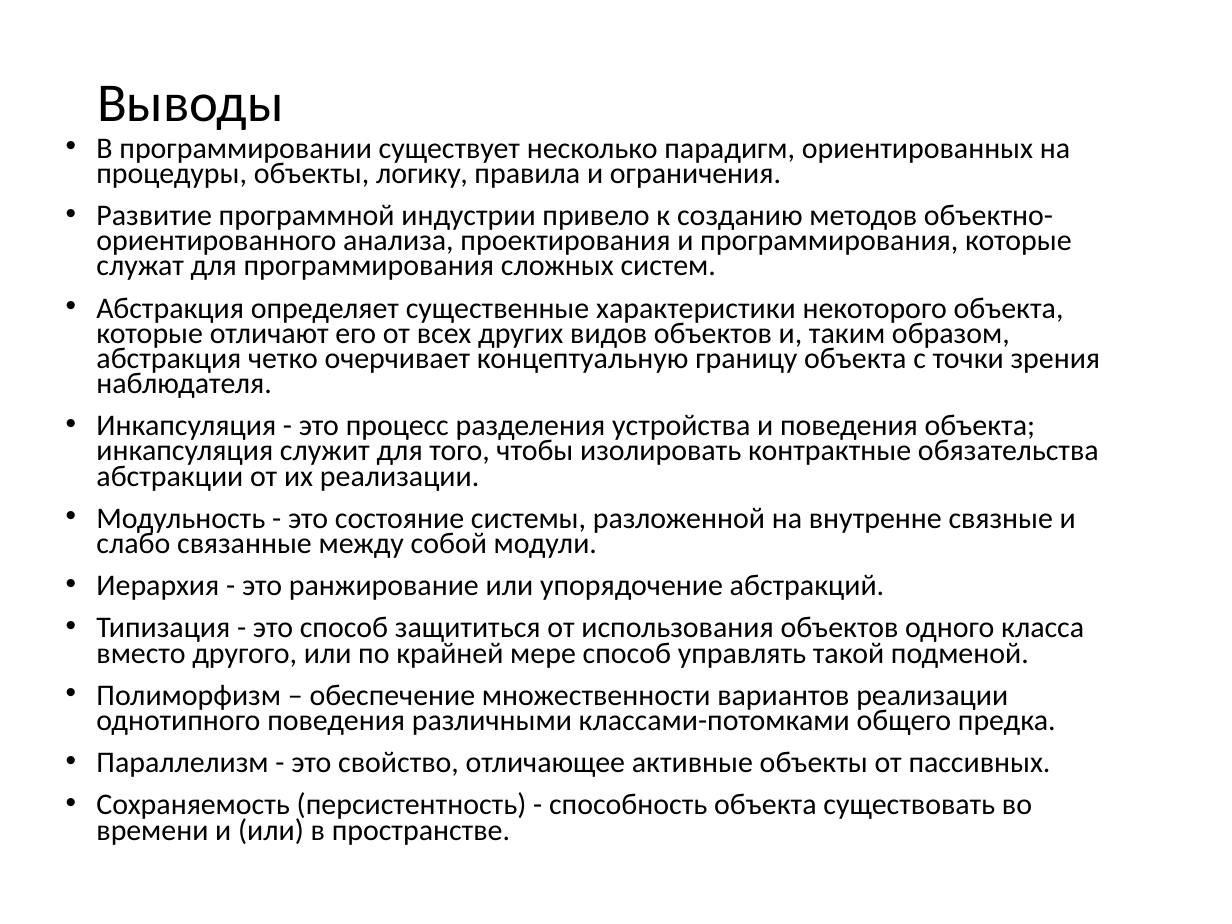
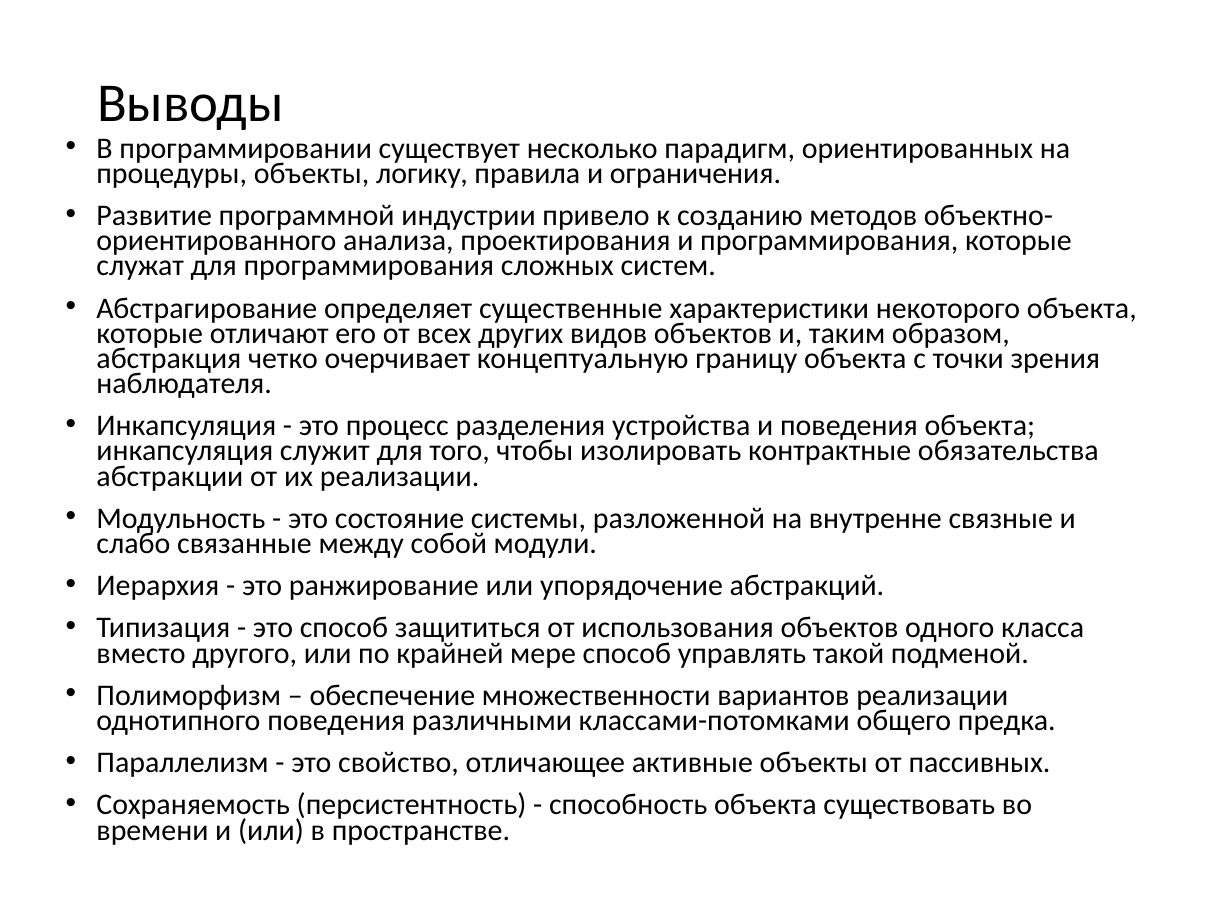
Before and after one commit to pelipas/OOP_2017, a slide deck: slide 52 of 01 Вводная.pptx (slide 42 before the commit). Drawn at 1232x924 pixels with LibreOffice and Linux fonts; fonts in the diff are those of the drawing. Boxes give left, top, right and bottom in pixels: in the first picture for what was removed or moved away, otherwise in the second. Text is boxed around its words. In the diff, an @@ line names an element or a change of style, - is before the commit and + after.

```diff
--- a/01 Вводная.pptx
+++ b/01 Вводная.pptx
@@ text at box(96, 297, 1137, 398): text changed @@
-• Абстракция определяет существенные характеристики некоторого объекта, которые отличают его от всех других видов объектов и, таким образом, абстракция четко очерчивает концептуальную границу объекта с точки зрения наблюдателя.
+• Абстрагирование определяет существенные характеристики некоторого объекта, которые отличают его от всех других видов объектов и, таким образом, абстракция четко очерчивает концептуальную границу объекта с точки зрения наблюдателя.
```
Also in this commit, not shown: 13 other slides changed, 10 slides added.
